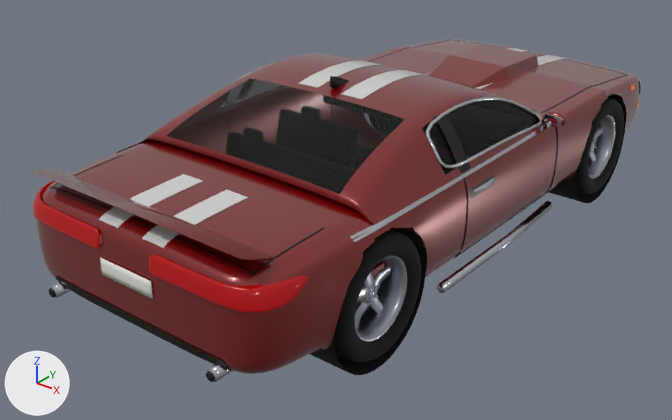
The glTF model ragdoll-crash-physics/blender/out/MuscleCar.glb as it was, and as the next commit left it.
Before and after are seen from a 50 mm camera at (13.08, -18.6, 11.31) aimed at (-0.61, -1.49, 0.71). Arrows for +X, +Y and +Z are at lower left; the lights stay in place. The older version comes first. Vertices at exactly the same position are counted once.

Names of what the first picture shows: 'MuscleCar_Body', 'MuscleCar_Lights', 'MuscleCar_Trim', 'MuscleCar_Wheel2', 'MuscleCar_Wheel4' and 1 more.
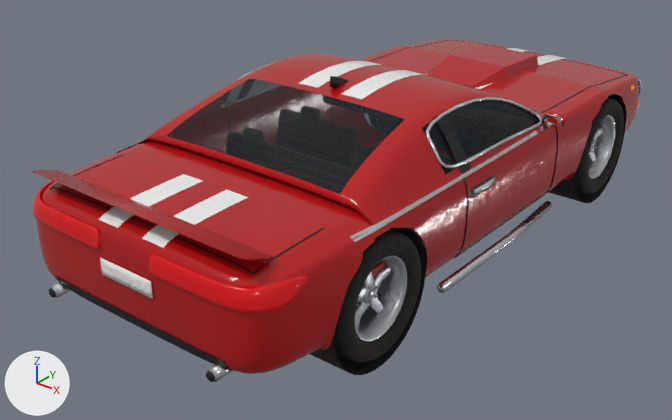
Pixel boxes (x1, y1, x2, y2) of what changed, in the pictures (672 x 420 px; the box of a moved part takes in the faces that stretch with it):
part 1 of me_musclecar_body, moved or reshaped
    before: (299, 45, 567, 99)
    after: (98, 45, 538, 248)
part 2 of me_musclecar_body, moved or reshaped
    before: (31, 170, 274, 261)
    after: (31, 48, 563, 261)
part 3 of me_musclecar_body, recoloured
    both: (36, 39, 640, 374)
part 4 of me_musclecar_body, recoloured
    after: (519, 50, 567, 66)
part 5 of me_musclecar_lights, recoloured
    both: (33, 84, 639, 313)
part 6 of me_musclecar_wheel2, recoloured
    both: (588, 115, 615, 179)
part 7 of me_musclecar_wheel2, recoloured
    both: (590, 139, 597, 153)
part 9 of me_musclecar_wheel4, edited (looks the same)
    both: (334, 229, 421, 363)
part 10 of me_musclecar_wheel4, recoloured
    both: (355, 256, 407, 341)
part 11 of me_musclecar_wheel4, recoloured
    both: (364, 286, 379, 305)
part 12 of me_musclecar_wheel4, recoloured
    both: (371, 262, 384, 279)

The change, as a list of edits to the scene's bpy script:
```text
Add mat_musclecar_wheel4_pbr:
    mat_musclecar_wheel4_pbr = bpy.data.materials.new('MuscleCar_Wheel4_PBR')
    # uses the picture img_musclecar_wheel4_color
    # uses the picture img_musclecar_wheel4_metalness_musclecar_wheel4_roughness
    # uses the picture img_musclecar_wheel4_normal
Add mat_musclecar_wheel2_pbr:
    mat_musclecar_wheel2_pbr = bpy.data.materials.new('MuscleCar_Wheel2_PBR')
    # uses the picture img_musclecar_wheel2_color
    # uses the picture img_musclecar_wheel2_metalness_musclecar_wheel2_roughness
    # uses the picture img_musclecar_wheel2_normal
Add mat_musclecar_body_pbr:
    mat_musclecar_body_pbr = bpy.data.materials.new('MuscleCar_Body_PBR')
    # uses the picture img_musclecar_body_color
    # uses the picture img_musclecar_body_normal
    # uses the picture img_musclecar_body_roughness
Change me_musclecar_body:
    where me_musclecar_body.from_pydata(...)  # 5630 vertices, 10552 faces; spans x -4.0..4.0, y -8.8..8.8, z 0.5..4.5
    me_musclecar_body part 1: 666 of 5630 vertices moved; they spanned x -1.1..1.1, y -2.5..8.4, z 2.8..4.5 and now span x -1.1..1.1, y -8.6..8.4, z 2.8..4.5; mean shift (0.0, -3.1, 0.0); largest move (1.0, 7.6, 2.9) -> (0.8, -8.6, 3.1)
    me_musclecar_body part 2: 238 of 5630 vertices moved; they spanned x -3.0..3.0, y -8.7..-6.3, z 3.1..3.6 and now span x -3.0..3.0, y -8.7..8.4, z 2.8..3.6; mean shift (0.0, 8.6, -0.1); largest move (3.0, -8.3, 3.5) -> (-0.7, 8.4, 2.8)
    me_musclecar_body part 3: 9104 faces spanning x -4.0..4.0, y -8.8..8.8, z 0.5..4.5 switch from mat_paint to mat_musclecar_body_pbr
    me_musclecar_body part 4: 92 faces spanning x -0.5..1.0, y 4.9..8.4, z 2.8..3.2 switch from mat_paint_001 to mat_musclecar_body_pbr
Change me_musclecar_lights:
    where me_musclecar_lights.from_pydata(...)  # 2082 vertices, 4008 faces; spans x -3.6..3.6, y -8.8..8.8, z 1.0..3.0
    me_musclecar_lights part 5: 2800 faces centred in x -3.6..3.6, y -8.8..8.7, z 1.8..3.0 are repainted in the vertex colours; the middle colour goes from red #b80f16 to white #ffffff
Change me_musclecar_wheel2:
    where me_musclecar_wheel2.from_pydata(...)  # 2875 vertices, 5588 faces; spans x -0.74..0.74, y -1.4..1.4, z -1.4..1.4
    remove me_musclecar_wheel2.materials.append(mat_rubber)
    remove me_musclecar_wheel2.materials.append(mat_steel)
    remove me_musclecar_wheel2.materials.append(mat_caliper)
    me_musclecar_wheel2 part 6: all 1300 faces that had it switch from mat_rim to mat_musclecar_wheel2_pbr
    me_musclecar_wheel2 part 7: all 164 faces that had it switch from mat_chrome to mat_musclecar_wheel2_pbr
    me_musclecar_wheel2 part 8: vertex colours changed
Change me_musclecar_wheel4:
    where me_musclecar_wheel4.from_pydata(...)  # 2875 vertices, 5588 faces; spans x -0.74..0.74, y -1.4..1.4, z -1.4..1.4
    remove me_musclecar_wheel4.materials.append(mat_steel)
    me_musclecar_wheel4 part 9: all 3696 faces that had it switch from mat_rubber to mat_musclecar_wheel4_pbr
    me_musclecar_wheel4 part 10: all 1300 faces that had it switch from mat_rim to mat_musclecar_wheel4_pbr
    me_musclecar_wheel4 part 11: all 164 faces that had it switch from mat_chrome to mat_musclecar_wheel4_pbr
    me_musclecar_wheel4 part 12: all 108 faces that had it switch from mat_caliper to mat_musclecar_wheel4_pbr
    me_musclecar_wheel4 part 13: vertex colours changed
```
